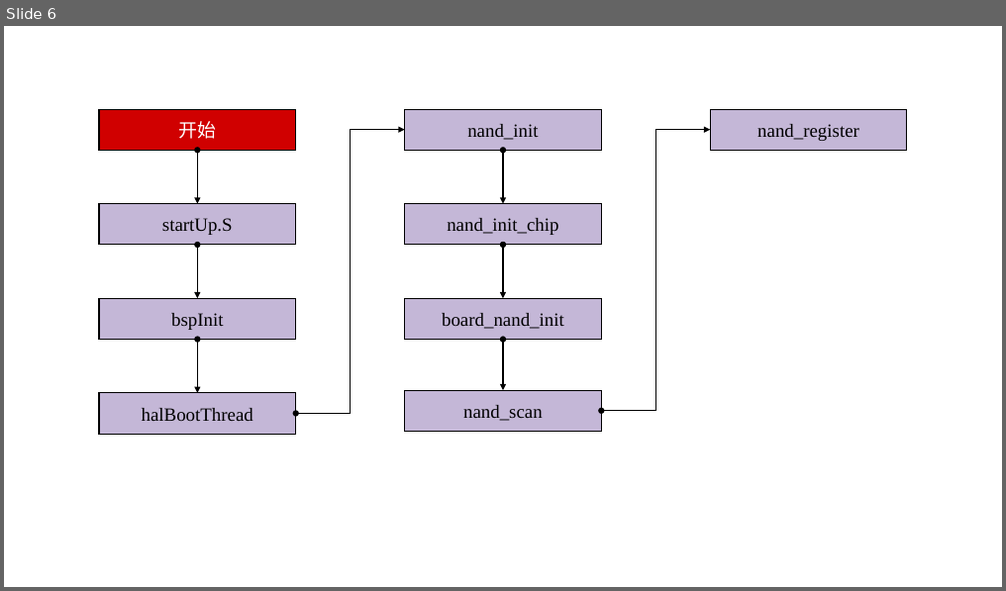
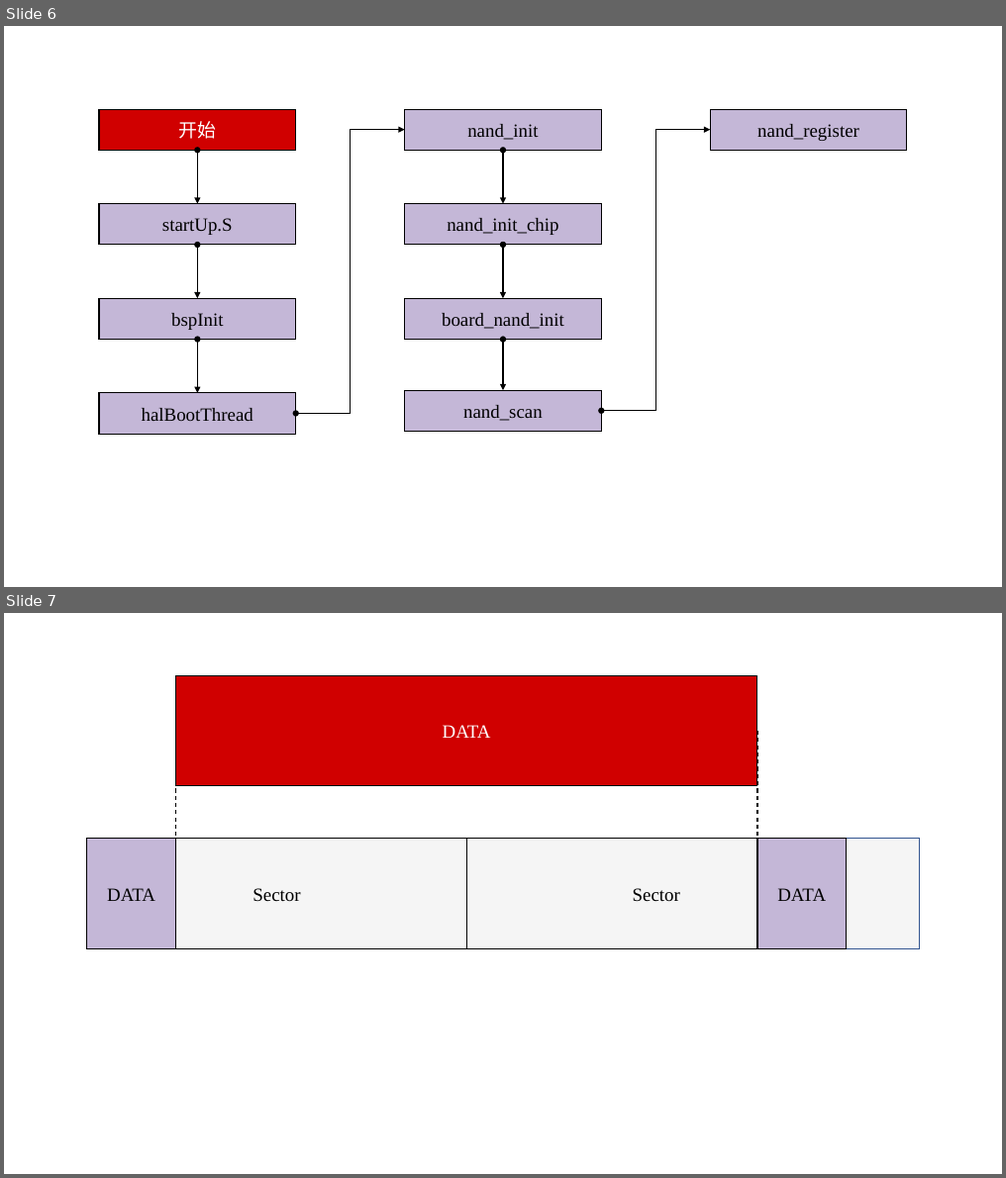
Before and after one commit to Hoit-23o2/HoitOS, a slide deck: Records/Files/绘图.pptx. Shown one above the other, each under a label of ours: slide 6 before the commit, slides 6 and 7 after it. The pictures are 1006x591 and 1006x1178 pixels, drawn with LibreOffice and Linux fonts; fonts in the diff are those of the drawing. Boxes give left, top, right and bottom in pixels: in the first picture for what was removed or moved away, otherwise in the second. Text is boxed around its words. In the diff, an @@ line names an element or a change of style, - is before the commit and + after.

```diff
--- a/Records/Files/绘图.pptx
+++ b/Records/Files/绘图.pptx
@@ slide 7 added at <box>4,613,1002,1174</box>, background #FFFFFF @@
@@ group added at <box>87,676,920,949</box>: 6 rectangles, 2 lines @@
+Sector
+DATA
+Sector
+DATA
+DATA
```
Also in this commit, not shown: 4 other files.
